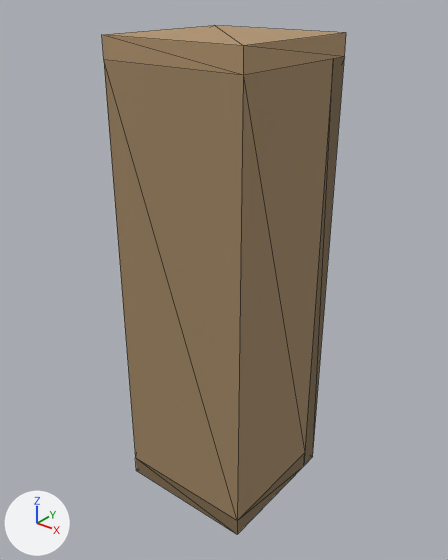
The glTF model assets/interiores/estanteria_mercancias_roble_01.glb: old version first, new version second.
One viewpoint serves both versions: a camera (50 mm lens) standing at (2.38, -3.0, 3.48) and looking at (-0.02, 0.0, 1.62). Lighting does not change. The marker at lower left points along +X, +Y and +Z. The older version comes first. Mesh edges are drawn as thin lines. Vertices at exactly the same position are counted once.

Objects in the first picture: 'estanteria_mercancias_roble'.
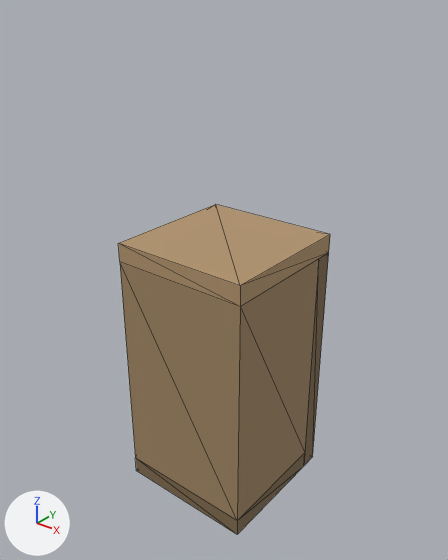
What changed in the scene script:
```text
Change me_estanteria_mercancias_roble:
    used by ob_estanteria_mercancias_roble; location = (0.0, 0.0, 0.0)
    remove me_estanteria_mercancias_roble.from_pydata(...)  # 20 vertices, 30 faces; spans x -0.5..0.5, y -0.5..0.5, z 0.0..3.2
    add me_estanteria_mercancias_roble.from_pydata(...)  # 20 vertices, 30 faces; spans x -0.5..0.5, y -0.5..0.5, z 0.0..1.93
    me_estanteria_mercancias_roble part 1: all 10 vertices in x -0.5..0.5, y -0.5..0.5, z 3.07..3.2 are moved by (0.0, 0.0, -1.27)
```

Pixel boxes (x1, y1, x2, y2) of what changed, in the pictures (448 x 560 px; the box of a moved part takes in the faces that stretch with it):
'estanteria_mercancias_roble', reshaped (13% narrower, 35% shorter): before (102, 25, 346, 534); after (118, 204, 330, 534)
part 1 of me_estanteria_mercancias_roble, moved or reshaped: before (102, 25, 346, 519); after (118, 204, 330, 519)
